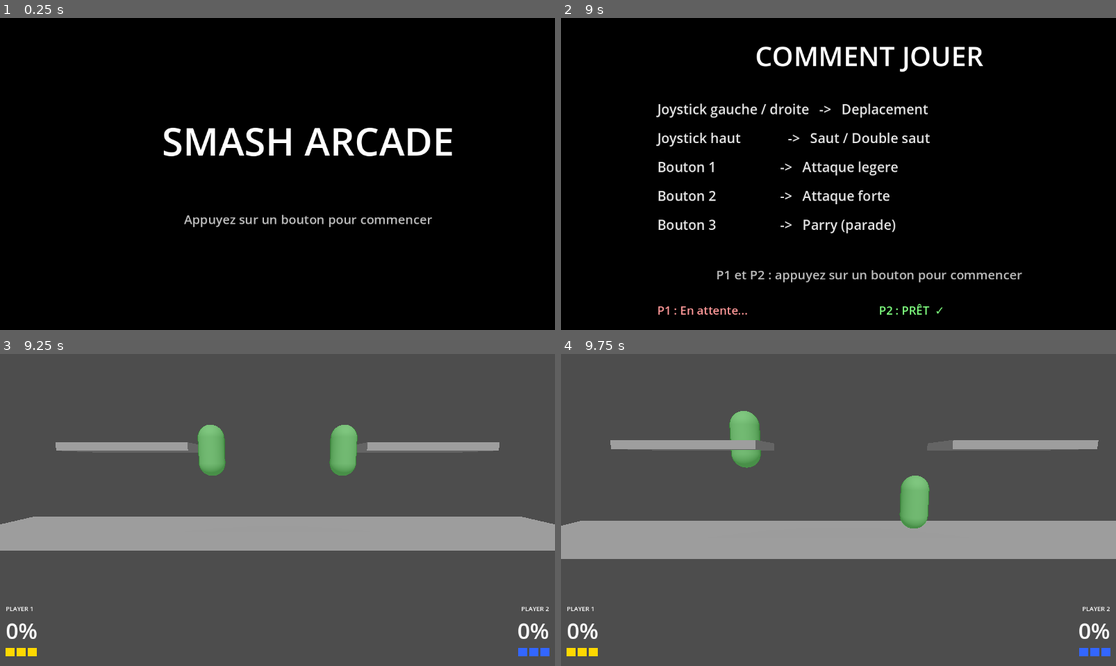
Above: before the commit, frames 1-4 (two rows, left to right).
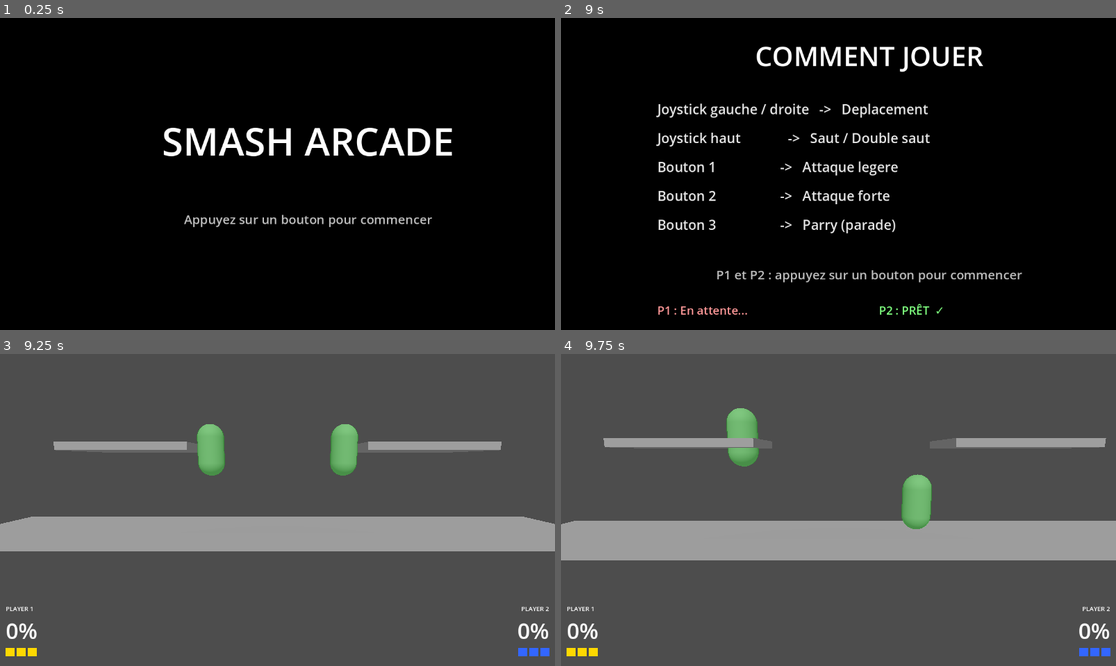
Above: after the commit, the same moments.

Repository: jesuisviko/SmashArcade
Game: Godot game, scene res://scenes/ui/title_screen.tscn
Same seed, same stepped clock (60 frames per second), same inputs: the game is played once before the commit and once after it.
Inputs:
- Up to frame 1 (0.25 s): no input
- Up to frame 2 (9 s): tap Enter at 0.5, 2, 3.5 s; hold D (p1_right) 0.53-1.28 s; tap E (p1_attack_light) at 0.6, 4.55, 5.1 s; tap R (p1_attack_strong) at 0.8, 1.35, 5.3, 5.85 s; tap Space (p1_parry) at 1.25, 1.55, 2.1, 2.75, 4.25, 6.05, 6.6 s; hold S (p1_down) 1.28-2.03 s; hold D (p1_right) 2.03-2.78 s; tap Keypad 1 (p2_attack_light) at 2.3, 2.85, 6.8, 7.35 s; hold W (p1_up) 2.78-3.53 s; tap Keypad 2 (p2_attack_strong) at 3.05, 3.6, 7.55, 8.1 s; hold A (p1_left) 3.53-5.03 s; tap Keypad 0 (p2_parry) at 3.8, 4.35, 8.3 s; hold S (p1_down) 5.03-5.78 s; hold D (p1_right) 5.78-6.53 s; hold W (p1_up) 6.53-7.28 s; hold D (p1_right) 7.28-8.03 s; hold S (p1_down) 8.03-8.78 s; hold A (p1_left) from 8.78 s (still down); tap Down (p2_down) at 8.85 s
- Up to frame 3 (9.25 s): keep holding A (p1_left); tap E (p1_attack_light) at 9.05 s
- Up to frame 4 (9.75 s): release A (p1_left) at 9.53 s; hold W (p1_up) from 9.53 s (still down); tap Left (p2_left) at 9.6 s

Frames 1-2 are identical in both runs. In frame 3, 0.6% of the frame differs, in the area x 0-100%, y 22-64%; in frame 4, 1.6%, in the area x 0-100%, y 17-67%.

Commit message:
UPDATE : PARRY REWORK
refonte totale du parry. il reste des bugs, mais claude code limite atteinte pour le moment.

PARRY :
durée : 1.4s
cooldown : 6s

Si 2 lights hit dans le parry : ennemy stun 1.5s
Si attack up depuis le sol : stun 1.5s
Si attack_down depuis l'air : stun 1.5s

pas de stun si strong hit.
Pendant le parry : knockback réduit de 95% et dégats réduits de 90%

Diff:
--- a/project.godot
+++ b/project.godot
@@ -94,6 +94,16 @@
 "events": [Object(InputEventKey,"resource_local_to_scene":false,"resource_name":"","device":-1,"window_id":0,"alt_press …(196 unchanged characters)…
 ]
 }
+p1_attack_up={
+"deadzone": 0.2,
+"events": [Object(InputEventKey,"resource_local_to_scene":false,"resource_name":"","device":-1,"window_id":0,"alt_pressed":false,"shift_pressed":false,"ctrl_pressed":false,"meta_pressed":false,"pressed":false,"keycode":0,"physical_keycode":70,"key_label":0,"unicode":102,"location":0,"echo":false,"script":null)
+]
+}
+p2_attack_up={
+"deadzone": 0.2,
+"events": [Object(InputEventKey,"resource_local_to_scene":false,"resource_name":"","device":-1,"window_id":0,"alt_pressed":false,"shift_pressed":false,"ctrl_pressed":false,"meta_pressed":false,"pressed":false,"keycode":0,"physical_keycode":4194442,"key_label":0,"unicode":52,"location":0,"echo":false,"script":null)
+]
+}
 
 [rendering]
 
--- a/scenes/map/map_01.tscn
+++ b/scenes/map/map_01.tscn
@@ -72,7 +72,7 @@
 [node name="DeathZones" type="Node3D" parent="."]
 
 [node name="BottomZone" type="Area3D" parent="DeathZones"]
-transform = Transform3D(1, 0, 0, 0, 1, 0, 0, 0, 1, 0, -8, 0)
+transform = Transform3D(1, 0, 0, 0, 1, 0, 0, 0, 1, 0, -8.8, 0)
 collision_layer = 0
 monitorable = false
 
@@ -84,7 +84,7 @@
 mesh = SubResource("Mesh_kill_h")
 
 [node name="LeftZone" type="Area3D" parent="DeathZones"]
-transform = Transform3D(1, 0, 0, 0, 1, 0, 0, 0, 1, -23, 0, 0)
+transform = Transform3D(1, 0, 0, 0, 1, 0, 0, 0, 1, -25.3, 0, 0)
 collision_layer = 0
 monitorable = false
 
@@ -96,7 +96,7 @@
 mesh = SubResource("Mesh_kill_side")
 
 [node name="RightZone" type="Area3D" parent="DeathZones"]
-transform = Transform3D(1, 0, 0, 0, 1, 0, 0, 0, 1, 23, 0, 0)
+transform = Transform3D(1, 0, 0, 0, 1, 0, 0, 0, 1, 25.3, 0, 0)
 collision_layer = 0
 monitorable = false
 
@@ -108,7 +108,7 @@
 mesh = SubResource("Mesh_kill_side")
 
 [node name="TopZone" type="Area3D" parent="DeathZones"]
-transform = Transform3D(1, 0, 0, 0, 1, 0, 0, 0, 1, 0, 15, 0)
+transform = Transform3D(1, 0, 0, 0, 1, 0, 0, 0, 1, 0, 19.8, 0)
 collision_layer = 0
 monitorable = false
 
--- a/scripts/characters/base_character.gd
+++ b/scripts/characters/base_character.gd
@@ -22,8 +22,8 @@
 @export var attack_light_knockback          := 0.5
 @export var attack_strong_knockback         := 3.0
 @export var attack_duration                 := 0.2
-@export var parry_duration                  := 0.15
-@export var parry_cooldown                  := 0.5
+@export var parry_duration                  := 1.4
+@export var parry_cooldown                  := 6.0
 @export var debug_mode              : bool  = false
 
 var state            : State = State.IDLE
@@ -38,8 +38,9 @@
 var _air_up_used     : bool  = false   # un seul ATTACK_AIR_UP avant de retoucher le sol
 var _air_down_used   : bool  = false   # un seul ATTACK_AIR_DOWN avant de retoucher le sol
 var _attack_timer    : float = 0.0
-var _parry_timer     : float = 0.0
-var _parry_cd_timer  : float = 0.0
+var _parry_timer          : float = 0.0
+var _parry_cooldown_timer : float = 0.0
+var _parry_light_hits     : int   = 0
 var _post_hitstun_grace    : float = 0.0
 var _respawn_timer         : float = 0.0
 var _blink_timer           : float = 0.0
@@ -47,11 +48,17 @@
 var _hit_delay_timer          : float = 0.0
 var _down_attack_phase        : int   = 0     # 0=inactif, 1=gel, 2=plongée
 var _down_attack_freeze_timer : float = 0.0
+var _attack_started_on_floor  : bool  = false
 
 var combo_count          : int     = 0
 var _combo_window_timer  : float   = 0.0    # 1 s pour compter un coup dans le combo
 var _freeze_timer        : float   = 0.0    # gel du hitstun — knockback appliqué à expiration
 var _pending_knockback   : Vector3 = Vector3.ZERO
+var _knockback_gravity_timer : float = 0.0   # >0 = gravité réduite (Phase 1, 2 s après un knockback)
+var _post_knockback_landing  : bool  = true  # false du lancement du knockback jusqu'à l'atterrissage
+var _knockback_momentum           : float = 0.0   # magnitude horizontale stockée au lancement
+var _was_on_floor                 : bool  = false # front montant d'atterrissage
+var _hitstun_preserve_velocity    : bool  = false # true = gravité active + velocity conservée pendant HITSTUN
 
 var _multihit_tick_timer      : float           = 0.0
 var _is_juggled               : bool            = false
@@ -156,7 +163,7 @@
 	var mat_parry              := StandardMaterial3D.new()
 	mat_parry.transparency      = BaseMaterial3D.TRANSPARENCY_ALPHA
 	mat_parry.shading_mode      = BaseMaterial3D.SHADING_MODE_UNSHADED
-	mat_parry.albedo_color      = Color(0.2, 0.4, 1.0, 0.4)
+	mat_parry.albedo_color      = Color(0.2, 0.4, 1.0, 0.3)
 	_debug_parry_mesh.material_override = mat_parry
 	_debug_parry_mesh.position          = Vector3(0.0, char_height / 2.0, 0.0)
 	_debug_parry_mesh.visible           = false
@@ -190,13 +197,14 @@
 		if _attack_timer <= 0.0:
 			_end_attack()
 
-	if _parry_timer > 0.0:
+	if state == State.PARRY and _parry_timer > 0.0:
 		_parry_timer -= delta
 		if _parry_timer <= 0.0:
-			_end_parry()
-
-	if _parry_cd_timer > 0.0:
-		_parry_cd_timer -= delta
+			_set_state(State.IDLE)
+			_parry_cooldown_timer = parry_cooldown
+
+	if _parry_cooldown_timer > 0.0:
+		_parry_cooldown_timer -= delta
 
 	if _soft_drop_timer > 0.0:
 		_soft_drop_timer -= delta
@@ -229,10 +237,17 @@
 	if _freeze_timer > 0.0:
 		_freeze_timer -= delta
 		if _freeze_timer <= 0.0 and state == State.HITSTUN:
-			velocity            = _pending_knockback / weight_multiplier
-			velocity.z          = 0.0
+			if not _hitstun_preserve_velocity:
+				velocity   = _pending_knockback / weight_multiplier
+				velocity.z = 0.0
+			_hitstun_preserve_velocity = false
 			combo_count         = 0
 			_combo_window_timer = 0.0
+			# Knockback appliqué → gravité réduite (Phase 1) jusqu'à l'atterrissage
+			if _pending_knockback != Vector3.ZERO:
+				_knockback_gravity_timer = 2.0
+				_post_knockback_landing  = false
+				_knockback_momentum      = abs(_pending_knockback.x / weight_multiplier)
 			_end_hitstun()
 
 	# Multi-hit ATTACK_AIR_UP — piloté par timer, indépendant de area_entered
@@ -281,7 +296,10 @@
 	if state == State.HITSTUN or _is_attacking() or state == State.PARRY or state == State.RESPAWNING:
 		return
 
-	if input["attack_light"]:
+	if input["attack_up"] and is_on_floor():
+		if not _air_up_used:
+			_start_attack(State.ATTACK_UP)
+	elif input["attack_light"]:
 		var s: State = State.ATTACK_LIGHT
 		if is_on_floor():
 			if input["down"]: s = State.ATTACK_DOWN
@@ -311,12 +329,15 @@
 			_start_attack(s)
 			if s == State.ATTACK_AIR_UP: _air_up_used = true
 
-	elif input["parry"]:
-		_start_parry()
+	elif input["parry"] and _parry_cooldown_timer <= 0.0 and state != State.HITSTUN and state != State.PARRY:
+		_set_state(State.PARRY)
+		_parry_timer      = parry_duration
+		_parry_light_hits = 0
 
 
 func _start_attack(new_state: State) -> void:
 	_set_state(new_state)
+	_attack_started_on_floor  = is_on_floor()
 	_active_attack_config     = {}
 	_hit_delay_timer          = 0.0
 	_down_attack_phase        = 0
@@ -395,6 +416,7 @@
 
 
 func _end_attack() -> void:
+	_attack_started_on_floor = false
 	# ATTACK_AIR_UP : libère les cibles jugglées — le dernier hit (apply_hit) les
 	# propulse via la résolution normale du hitstun (_freeze_timer)
 	if state == State.ATTACK_AIR_UP:
@@ -448,24 +470,6 @@
 
 # ─── Parry ───────────────────────────────────────────────────────────────────
 
-func _start_parry() -> void:
-	if _parry_cd_timer > 0.0:
-		return
-	_set_state(State.PARRY)
-	is_invincible = true
-	_parry_timer  = parry_duration
-	if debug_mode and _debug_parry_mesh:
-		_debug_parry_mesh.visible = true
-
-
-func _end_parry() -> void:
-	is_invincible   = false
-	_parry_cd_timer = parry_cooldown
-	if debug_mode and _debug_parry_mesh:
-		_debug_parry_mesh.visible = false
-	if state == State.PARRY:
-		_set_state(State.IDLE)
-
 
 # ─── Physique ────────────────────────────────────────────────────────────────
 
@@ -481,25 +485,51 @@
 	if _is_juggled:
 		velocity = Vector3.ZERO
 		return
-	if state == State.HITSTUN:
+	if state == State.HITSTUN and not _hitstun_preserve_velocity:
 		return   # velocity figée à zéro pendant le gel — gravité reprend à l'expiration du _freeze_timer
-	elif is_on_floor():
+
+	# Gravité réduite après un knockback (timer armé dans _tick_timers)
+	if not is_on_floor():
+		if _knockback_gravity_timer > 0.0:
+			# Phase 1 : 2 s après le knockback → gravité / 2
+			_knockback_gravity_timer -= delta
+			velocity.y -= (GRAVITY / 2.0) * delta
+			return
+		elif not _post_knockback_landing and state == State.FALL:
+			# Phase 2 : timer écoulé, descente jusqu'au sol → gravité / 1.5
+			velocity.y -= (GRAVITY / 1.5) * delta
+			return
+
+	if is_on_floor():
 		if velocity.y < 0.0:
 			velocity.y = 0.0
 		jumps_left = MAX_JUMPS
+		if not _post_knockback_landing:
+			# Fin de la séquence de knockback : réarme la gravité normale
+			_post_knockback_landing  = true
+			_knockback_gravity_timer = 0.0
 	else:
 		velocity.y -= GRAVITY * delta
 
 
 func _apply_movement(input: Dictionary, delta: float) -> void:
+	# Front montant d'atterrissage : friction instantanée 80% sur le momentum knockback
+	if is_on_floor() and not _was_on_floor and _knockback_momentum > 0.0:
+		_knockback_momentum *= 0.2
+		velocity.x          *= 0.2
+	_was_on_floor = is_on_floor()
+
 	# Décélération rapide au sol pendant une attaque — le personnage freine mais ne peut pas se déplacer
 	if (state == State.ATTACK_LIGHT or state == State.ATTACK_STRONG \
 			or state == State.ATTACK_UP or state == State.ATTACK_DOWN) and is_on_floor():
 		velocity.x      = lerp(velocity.x, 0.0, 0.3)
 		_up_was_pressed = input["up"]
 		return
-	if _is_juggled or state == State.HITSTUN or state == State.PARRY \
-			or state == State.RESPAWNING or state == State.CROUCH:
+	if state == State.PARRY:
+		velocity.x      = lerp(velocity.x, 0.0, 0.3)
+		_up_was_pressed = input["up"]
+		return
+	if _is_juggled or state == State.HITSTUN or state == State.RESPAWNING or state == State.CROUCH:
 		_up_was_pressed = input["up"]
 		return
 	# ATTACK_AIR_UP : mouvement horizontal libre, saut bloqué — tous les autres états attaquants bloqués
@@ -509,12 +539,18 @@
 
 	var dir          := int(input["right"]) - int(input["left"])
 	var target_speed := float(dir) * char_speed
-	var accel        := 12.0 if dir != 0 else 20.0
-	if _post_hitstun_grace > 0.0:
-		_post_hitstun_grace -= delta
-		velocity.x = lerp(velocity.x, target_speed, 0.08)
+	if _knockback_momentum > 0.0:
+		var resistance  : float = clamp(_knockback_momentum / char_speed, 0.5, 8.0)
+		var lerp_factor : float = 0.015 / resistance
+		velocity.x          = lerp(velocity.x, target_speed, lerp_factor)
+		var decay_rate  : float = max(0.005, 0.03 - damage_percent * 0.0001)
+		_knockback_momentum = lerp(_knockback_momentum, 0.0, decay_rate)
+		if _knockback_momentum < 0.1:
+			_knockback_momentum = 0.0
 	else:
-		velocity.x = lerp(velocity.x, target_speed, accel * delta)
+		var accel := 12.0 if dir != 0 else 20.0
+		var changing_dir := dir != 0 and ((dir > 0 and velocity.x < 0.0) or (dir < 0 and velocity.x > 0.0))
+		velocity.x = lerp(velocity.x, target_speed, accel * (0.8 if changing_dir else 1.0) * delta)
 	if input["right"]:
 		facing_direction = 1.0
 	elif input["left"]:
@@ -583,6 +619,8 @@
 	]:
 		print("[P%d] %s → %s" % [player_id, State.find_key(state), State.find_key(new_state)])
 	state = new_state
+	if debug_mode and _debug_parry_mesh:
+		_debug_parry_mesh.visible = (new_state == State.PARRY)
 	# Entrée en CROUCH : réduire la CollisionShape et démarrer le soft drop
 	if new_state == State.CROUCH:
 		_start_crouch(prev_state)
@@ -614,17 +652,17 @@
 		if _active_attack_config.has("knockback_angle"):
 			knockback_angle = _active_attack_config["knockback_angle"]
 		else:
-			knockback_angle = Vector2(sign(target.global_position.x - global_position.x), 0.3).normalized()
+			knockback_angle = Vector2(sign(target.global_position.x - global_position.x), 0.5).normalized()
 	else:
 		match state:
 			State.ATTACK_LIGHT, State.ATTACK_AIR_LIGHT:
 				damage          = attack_light_damage
 				base_knockback  = attack_light_knockback
-				knockback_angle = Vector2(sign(target.global_position.x - global_position.x), 0.3).normalized()
+				knockback_angle = Vector2(sign(target.global_position.x - global_position.x), 0.5).normalized()
 			State.ATTACK_STRONG, State.ATTACK_AIR_STRONG:
 				damage          = attack_strong_damage
 				base_knockback  = attack_strong_knockback
-				knockback_angle = Vector2(sign(target.global_position.x - global_position.x), 0.3).normalized()
+				knockback_angle = Vector2(sign(target.global_position.x - global_position.x), 0.5).normalized()
 			State.ATTACK_UP, State.ATTACK_AIR_UP:
 				damage          = attack_light_damage
 				base_knockback  = attack_light_knockback
--- a/scripts/characters/char_01.gd
+++ b/scripts/characters/char_01.gd
@@ -30,12 +30,14 @@
 	player_id         = 1
 	super._ready()
 	_anim_player = $Model/char_01_MOUVEMENTS/AnimationPlayer
+	# Knockbacks : buff global ×1.35 (ATTACK_AIR_UP ×2 au préalable). La croissance
+	# avec le % est gérée par CombatSystem (formule exponentielle pow 1.8).
 	_attack_configs = {
 		"ATTACK_LIGHT": {
 			"position"  : Vector3(0.5, 0.7, 0.0),
 			"size"      : Vector3(0.6, 0.4, 0.3),
 			"damage"    : 4.0,
-			"knockback" : 1.5,
+			"knockback" : 2.025,  # 1.5 ×1.35
 			"duration"  : 0.4,    # hit_delay (0.2) + fenêtre active (0.2)
 			"hit_delay" : 0.2,
 		},
@@ -43,16 +45,26 @@
 			"position"  : Vector3(0.6, 0.5, 0.0),
 			"size"      : Vector3(0.8, 0.6, 0.3),
 			"damage"    : 9.0,
-			"knockback" : 4.0,
+			"knockback" : 5.4,    # 4.0 ×1.35
 			"duration"  : 0.9,    # hit_delay (0.6) + fenêtre active (0.3)
 			"hit_delay" : 0.6,
+		},
+		"ATTACK_UP": {
+			# Attaque montante au sol — bouton dédié (p*_attack_up)
+			"position"        : Vector3(0.0, 1.2, 0.0),
+			"size"            : Vector3(0.7, 0.6, 0.3),
+			"damage"          : 10.0,
+			"knockback"       : 3.31,   # 7.0 ×1.35 ×0.35
+			"duration"        : 0.5,
+			"hit_delay"       : 0.4,
+			"knockback_angle" : Vector2(0.2, 1.0),
 		},
 		"ATTACK_AIR_LIGHT": {
 			# Identique à ATTACK_LIGHT : même portée, même dégâts, même timing
 			"position"  : Vector3(0.5, 0.7, 0.0),
 			"size"      : Vector3(0.6, 0.4, 0.3),
 			"damage"    : 4.0,
-			"knockback" : 1.5,
+			"knockback" : 2.025,  # 1.5 ×1.35
 			"duration"  : 0.35,   # hit_delay (0.2) + fenêtre active (0.15)
 			"hit_delay" : 0.2,
 		},
@@ -61,7 +73,7 @@
 			"position"        : Vector3(0.0, 0.7, 0.0),
 			"size"            : Vector3(1.2, 1.2, 0.3),
 			"damage"          : 4.0,
-			"knockback"       : 1.5,
+			"knockback"       : 4.05,   # 1.5 ×2 (air_up) ×1.35
 			"duration"        : 0.5,
 			"velocity_y"      : JUMP_SPEED * 1.6,
 			"knockback_angle" : Vector2(0.0, 1.0),
@@ -70,7 +82,7 @@
 			"position"  : Vector3(0.6, 0.7, 0.0),
 			"size"      : Vector3(0.7, 0.7, 0.3),
 			"damage"    : 7.0,
-			"knockback" : 3.0,
+			"knockback" : 4.05,   # 3.0 ×1.35
 			"duration"  : 0.9,    # hit_delay (0.6) + fenêtre active (0.3)
 			"hit_delay" : 0.6,
 		},
@@ -79,7 +91,7 @@
 			"position"       : Vector3(0.0, -0.4, 0.0),
 			"size"           : Vector3(0.6, 0.5, 0.3),
 			"damage"         : 8.0,
-			"knockback"      : 5.0,
+			"knockback"      : 6.75,   # 5.0 ×1.35
 			"duration"       : 0.3,    # ignorée, remplacée par 99.0 dans _start_attack
 			"knockback_angle": Vector2(0.0, -1.0),
 			"forced_hitstun" : 0.3,
--- a/scripts/systems/camera_controller.gd
+++ b/scripts/systems/camera_controller.gd
@@ -6,7 +6,7 @@
 const DIST_MAX        := 10.0   # distance de référence pour le zoom max
 const X_CLAMP         := 8.0    # limite absolue du déplacement horizontal de la caméra
 const LERP_SPEED      := 0.08
-const FOV_LERP_SPEED  := 0.008
+const FOV_LERP_SPEED  := 0.01    # 0.008 ×1.25 — atteint la cible FOV plus vite
 const FIXED_Y         := 2.0    # position Y de repos (snap game_over) et minimum de suivi
 const Y_MAX           := 5.0    # Y maximum du suivi vertical
 const Y_OFFSET        := 2.65   # décalage au-dessus du point médian Y des joueurs
@@ -60,7 +60,7 @@
 	var horizontal_spread   : float = abs(p1x - p2x)
 	var vertical_spread     : float = max(0.0, (position.y - Y_OFFSET) * 2.0)
 	var fov_from_horizontal : float = (horizontal_spread - 5.0) / 5.0
-	var fov_from_vertical   : float = (vertical_spread   - 1.0) / 3.0
+	var fov_from_vertical   : float = (vertical_spread   - 1.0) / 2.4   # 3.0 /1.25 — FOV verticale plus réactive
 	var fov_factor          : float = clamp(max(fov_from_horizontal, fov_from_vertical), 0.0, 1.0)
 	var target_fov          : float = lerp(FOV_MIN, 72.0, fov_factor)
 	# FOV compensatoire quand le point médian dépasse le clamp latéral
--- a/scripts/systems/combat_system.gd
+++ b/scripts/systems/combat_system.gd
@@ -21,14 +21,54 @@
 		knockback_angle: Vector2,
 		forced_hitstun: float = -1.0
 ) -> void:
+	var attacker_bc := attacker as BaseCharacter
+	var target_bc   := target   as BaseCharacter
+
+	# Parry — réduit les dégâts/knockback ; contre-attaque si attaque cassante
+	if target_bc != null and target_bc.state == BaseCharacter.State.PARRY:
+		var is_breaking : bool = attacker_bc != null and (
+			attacker_bc.state == BaseCharacter.State.ATTACK_AIR_DOWN or
+			(attacker_bc.state == BaseCharacter.State.ATTACK_UP and attacker_bc._attack_started_on_floor)
+		)
+		damage *= 0.1
+		if is_breaking:
+			base_knockback *= 0.15
+			if debug_mode:
+				print("[PARRY COUNTER] %s a counter-parryé ATTACK_AIR_DOWN/UP de %s — attaquant stun 1.5s" % [target.name, attacker.name])
+			if attacker_bc != null:
+				attacker_bc._freeze_timer             = 1.5
+				attacker_bc._pending_knockback        = Vector3.ZERO
+				attacker_bc._hitstun_preserve_velocity = true
+				attacker_bc._set_state(BaseCharacter.State.HITSTUN)
+				attacker_bc._attack_shape.disabled    = true
+				attacker_bc._attack_hitbox.monitoring = false
+				attacker_bc._end_attack()
+			# flow through → defender exits PARRY via enter_hitstun normal
+		else:
+			base_knockback *= 0.05
+			if debug_mode:
+				print("[PARRY] %s a parryé un coup de %s | dmg réduit: %.1f | kb réduit: %.2f" % [target.name, attacker.name, damage, base_knockback])
+			if attacker_bc != null and (
+				attacker_bc.state == BaseCharacter.State.ATTACK_LIGHT or
+				attacker_bc.state == BaseCharacter.State.ATTACK_AIR_LIGHT
+			):
+				target_bc._parry_light_hits += 1
+				if target_bc._parry_light_hits >= 2:
+					attacker_bc.enter_hitstun(Vector3.ZERO, 1.5)
+					attacker_bc._attack_shape.disabled    = true
+					attacker_bc._attack_hitbox.monitoring = false
+					attacker_bc._end_attack()
+					target_bc._parry_light_hits = 0
+			target.damage_percent += damage
+			return  # défenseur reste en PARRY — enter_hitstun non appelé
+
 	# 1. Accumulation des dégâts
 	target.damage_percent += damage
 
-	# 2. Knockback — formule maison :
-	#    0%  → base_knockback × 1
-	#    50% → base_knockback × 2
-	#    100%→ base_knockback × 3
-	var knockback: float = base_knockback * (1.0 + target.damage_percent / 50.0) / target.weight_multiplier
+	# 2. Knockback — croissance exponentielle (pow 1.8) :
+	#    0% → ×1   |   100% → ~×3.5   |   200% → ~×7
+	var damage_factor : float = pow(1.0 + target.damage_percent / 100.0, 1.8)
+	var knockback     : float = base_knockback * damage_factor / target.weight_multiplier
 
 	if debug_mode:
 		print("dmg:", damage, " | %:", target.damage_percent, " | kb_base:", base_knockback, " | weight:", target.weight_multiplier, " | result:", knockback)
@@ -54,7 +94,6 @@
 		hitstun_duration = hitstun_frames / TARGET_FPS * combo_mult
 
 	# Gel de l'attaquant sur hit aérien (AIR_LIGHT, AIR_STRONG) + bonus hitstun cible
-	var attacker_bc := attacker as BaseCharacter
 	var is_air_hit  : bool = attacker_bc != null and (
 		attacker_bc.state == BaseCharacter.State.ATTACK_AIR_LIGHT or
 		attacker_bc.state == BaseCharacter.State.ATTACK_AIR_STRONG
--- a/scripts/systems/input_manager.gd
+++ b/scripts/systems/input_manager.gd
@@ -1,16 +1,16 @@
 # ACTIONS À CRÉER dans Project Settings → Input Map :
 #
 #   P1 : p1_left  p1_right  p1_up  p1_down
-#         p1_jump  p1_attack_light  p1_attack_strong  p1_parry
+#         p1_jump  p1_attack_light  p1_attack_strong  p1_attack_up  p1_parry
 #
 #   P2 : p2_left  p2_right  p2_up  p2_down
-#         p2_jump  p2_attack_light  p2_attack_strong  p2_parry
+#         p2_jump  p2_attack_light  p2_attack_strong  p2_attack_up  p2_parry
 #
 # Mapping clavier suggéré (à saisir dans l'éditeur, pas hardcodé ici) :
 #   P1 — gauche/droite : Q / D     haut/bas : Z / S
-#        jump : E     attack_light : R     attack_strong : T     parry : F
+#        jump : E     attack_light : R     attack_strong : T     attack_up : F   parry : Space
 #   P2 — gauche/droite : ← / →    haut/bas : ↑ / ↓
-#        jump : KP_0  attack_light : KP_1  attack_strong : KP_2  parry : KP_3
+#        jump : KP_0  attack_light : KP_1  attack_strong : KP_2  attack_up : KP_4  parry : KP_3
 
 extends Node
 
@@ -24,6 +24,7 @@
 		"down":          Input.is_action_pressed(p + "down"),
 		"attack_light":  Input.is_action_just_pressed(p + "attack_light"),
 		"attack_strong": Input.is_action_just_pressed(p + "attack_strong"),
+		"attack_up":     Input.is_action_just_pressed(p + "attack_up"),
 		"parry":         Input.is_action_just_pressed(p + "parry"),
 	}
 
